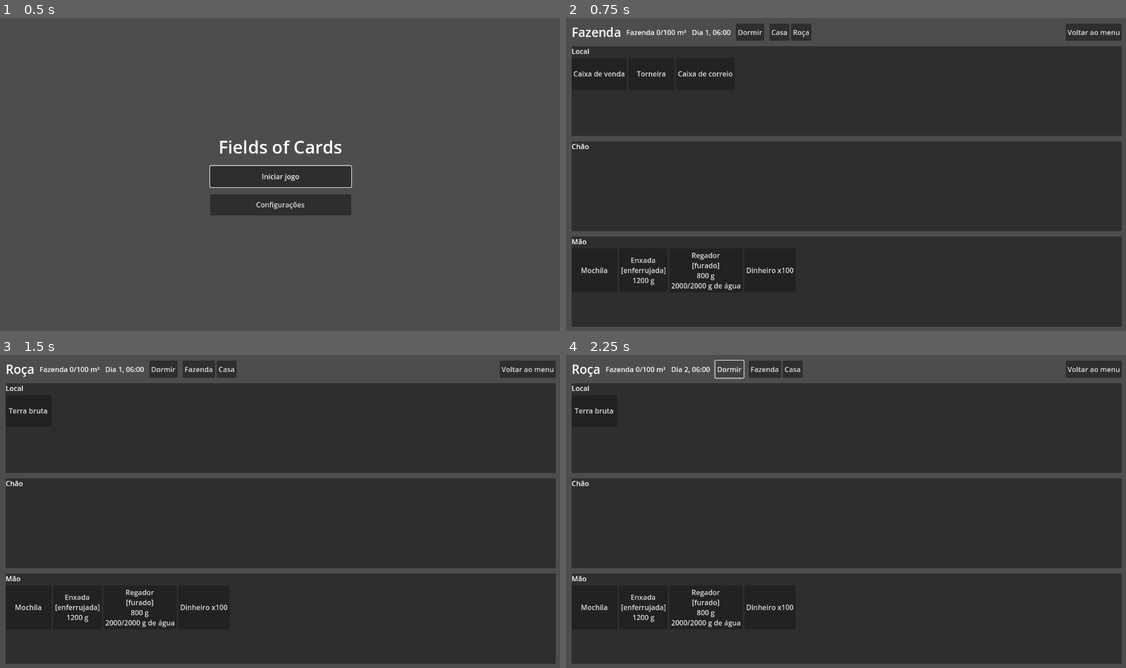
Above: before the commit, frames 1-4 (two rows, left to right).
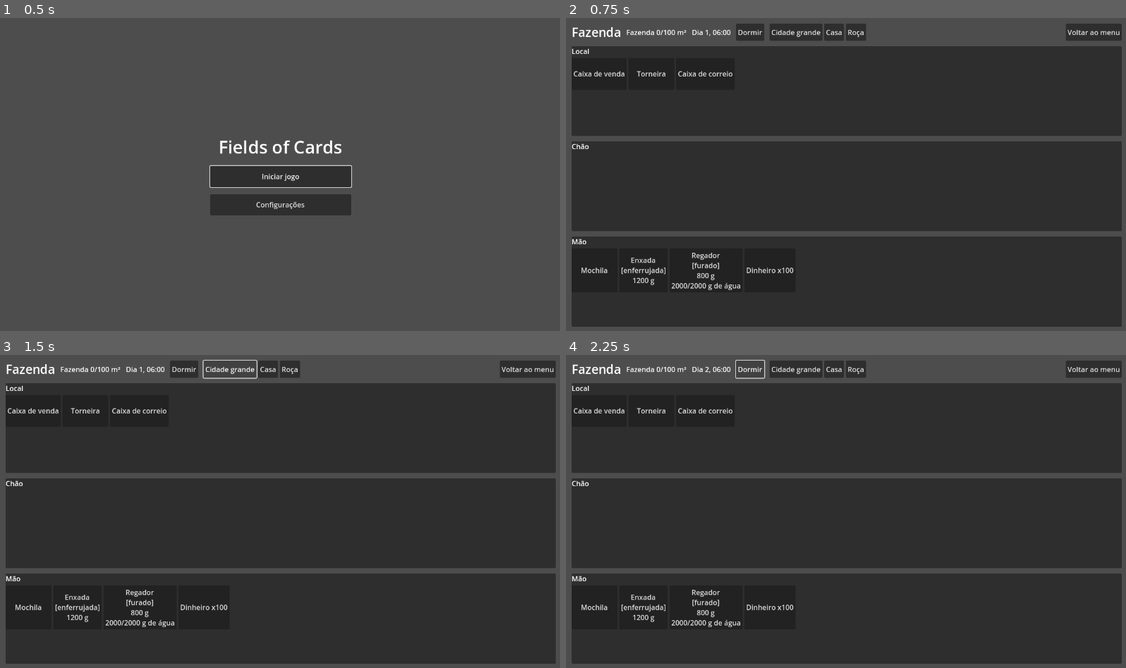
Above: after the commit, the same moments.

Repository: witoreel/fields-of-cards
Game: Godot game, scene res://ui/main_menu.tscn
The game is run twice, just before and just after one commit, with the same random seed, the same clock (stepped at 60 frames per second) and the same inputs.
Inputs (mouse positions are in pixels of both pictures, inside the frame that each line leads up to):
- Up to frame 1 (0.5 s): no input
- Up to frame 2 (0.75 s): click "Iniciar jogo" at 0.5 s
- Up to frame 3 (1.5 s): click (229, 370) at 1.25 s, where only the run after the commit has a clickable "Cidade grande"
- Up to frame 4 (2.25 s): click "Dormir" at 2 s

Frame 1 is identical in both runs. In frame 2, 0.5% of the frame differs, in the area x 37-54%, y 1-8%; in frame 3, 1.4%, in the area x 1-54%, y 1-19%; in frame 4, 1.3%.

Commit message:
Adiciona vila, cidade grande, veículos, combustível, depósito e mochila grande (feature 26, Q1-Q10, L8, H5)
Co-Authored-By: Claude Sonnet 5.5 <noreply@anthropic.com>
Claude-Session: https://claude.ai/code/session_017EQTPAUq71Fd4L2FpnABtt

Diff:
--- /dev/null
+++ b/data/cards/bicicleta.tres
@@ -0,0 +1,11 @@
+[gd_resource type="Resource" script_class="CardDef" load_steps=2 format=3]
+
+[ext_resource type="Script" path="res://src/core/card_def.gd" id="1"]
+
+[resource]
+script = ExtResource("1")
+id = &"bicicleta"
+display_name = "Bicicleta"
+props = PackedStringArray("vehicle", "storage", "movable")
+weight = 0
+extra = {"price": 400, "shop": "cidade", "weight_limit": 20000, "vehicle": {"travel_mult": 0.6, "fuel": false}}
--- /dev/null
+++ b/data/cards/caminhao.tres
@@ -0,0 +1,11 @@
+[gd_resource type="Resource" script_class="CardDef" load_steps=2 format=3]
+
+[ext_resource type="Script" path="res://src/core/card_def.gd" id="1"]
+
+[resource]
+script = ExtResource("1")
+id = &"caminhao"
+display_name = "Caminhão"
+props = PackedStringArray("vehicle", "storage", "movable")
+weight = 0
+extra = {"price": 20000, "shop": "cidade_grande", "weight_limit": 1000000, "vehicle": {"travel_mult": 0.35, "fuel": true, "fuel_per_trip": 10}}
--- /dev/null
+++ b/data/cards/camionete.tres
@@ -0,0 +1,11 @@
+[gd_resource type="Resource" script_class="CardDef" load_steps=2 format=3]
+
+[ext_resource type="Script" path="res://src/core/card_def.gd" id="1"]
+
+[resource]
+script = ExtResource("1")
+id = &"camionete"
+display_name = "Camionete"
+props = PackedStringArray("vehicle", "storage", "movable")
+weight = 0
+extra = {"price": 9000, "shop": "cidade_grande", "weight_limit": 300000, "vehicle": {"travel_mult": 0.3, "fuel": true, "fuel_per_trip": 6}}
--- /dev/null
+++ b/data/cards/combustivel.tres
@@ -0,0 +1,11 @@
+[gd_resource type="Resource" script_class="CardDef" load_steps=2 format=3]
+
+[ext_resource type="Script" path="res://src/core/card_def.gd" id="1"]
+
+[resource]
+script = ExtResource("1")
+id = &"combustivel"
+display_name = "Combustível"
+props = PackedStringArray("stackable", "movable")
+weight = 800
+extra = {"price": 12, "shop": "cidade"}
--- /dev/null
+++ b/data/cards/mochila_grande.tres
@@ -0,0 +1,11 @@
+[gd_resource type="Resource" script_class="CardDef" load_steps=2 format=3]
+
+[ext_resource type="Script" path="res://src/core/card_def.gd" id="1"]
+
+[resource]
+script = ExtResource("1")
+id = &"mochila_grande"
+display_name = "Mochila grande"
+props = PackedStringArray("backpack", "movable")
+weight = 0
+extra = {"price": 150, "shop": "cidade", "weight_limit": 40000}
--- /dev/null
+++ b/data/cards/motocicleta.tres
@@ -0,0 +1,11 @@
+[gd_resource type="Resource" script_class="CardDef" load_steps=2 format=3]
+
+[ext_resource type="Script" path="res://src/core/card_def.gd" id="1"]
+
+[resource]
+script = ExtResource("1")
+id = &"motocicleta"
+display_name = "Motocicleta"
+props = PackedStringArray("vehicle", "storage", "movable")
+weight = 0
+extra = {"price": 2500, "shop": "cidade", "weight_limit": 40000, "vehicle": {"travel_mult": 0.4, "fuel": true, "fuel_per_trip": 3}}
--- a/data/cards/pao.tres
+++ b/data/cards/pao.tres
@@ -8,4 +8,4 @@
 display_name = "Pão"
 props = PackedStringArray("stackable", "movable")
 weight = 300
-extra = {"food": {"buff": "energizado", "days": 1}}
+extra = {"price": 8, "shop": "vila", "food": {"buff": "energizado", "days": 1}}
--- a/data/cards/racao_manutencao.tres
+++ b/data/cards/racao_manutencao.tres
@@ -8,4 +8,4 @@
 display_name = "Ração de manutenção"
 props = PackedStringArray("stackable", "movable")
 weight = 1000
-extra = {"price": 6, "shop": "ferragem"}
+extra = {"price": 6, "shop": ["ferragem", "vila"]}
--- a/data/mail.json
+++ b/data/mail.json
@@ -46,5 +46,13 @@
 			"serrote",
 			"martelo"
 		]
+	},
+	{
+		"day": 2,
+		"title": "A vila",
+		"text": "A vila fica pertinho. Lá tem uma venda simples e o achados e perdidos.",
+		"unlock": [
+			"vila"
+		]
 	}
 ]
--- a/data/progression.json
+++ b/data/progression.json
@@ -1,3 +1,12 @@
 {
-	"gated": ["floresta", "cidade", "ferragem", "feira", "machado", "serrote", "martelo"]
+	"gated": [
+		"floresta",
+		"cidade",
+		"ferragem",
+		"feira",
+		"machado",
+		"serrote",
+		"martelo",
+		"vila"
+	]
 }
--- /dev/null
+++ b/data/recipes/abastecer.tres
@@ -0,0 +1,13 @@
+[gd_resource type="Resource" script_class="RecipeDef" load_steps=2 format=3]
+
+[ext_resource type="Script" path="res://src/core/recipe_def.gd" id="1"]
+
+[resource]
+script = ExtResource("1")
+id = &"abastecer"
+a = &"combustivel"
+b = &"#vehicle"
+a_use = 1
+minutes = 5
+results = []
+b_meter_add = {"fuel": 10}
--- a/src/core/animals.gd
+++ b/src/core/animals.gd
@@ -46,7 +46,7 @@
 
 static func add_meter(card: Dictionary, key: String, amount: int) -> void:
 	var st: Dictionary = card.get("state", {}).duplicate(true)
-	var cap := MAX if key in ["food", "clean", "happy"] else 1000000
+	var cap := MAX if key in ["food", "clean", "happy"] else (Vehicles.MAX_FUEL if key == "fuel" else 1000000)
 	st[key] = clampi(int(st.get(key, 0)) + amount, 0, cap)
 	card["state"] = st
 
--- a/src/core/economy.gd
+++ b/src/core/economy.gd
@@ -76,6 +76,14 @@
 	return true
 
 
+## A loja `where` vende esta carta? extra["shop"] é um local ou uma lista deles.
+static func sold_at(d: CardDef, where: StringName) -> bool:
+	var shop = d.extra.get("shop", "")
+	if shop is Array:
+		return shop.has(String(where))
+	return StringName(shop) == where
+
+
 ## Preço de um item hoje, com a maior promoção ativa (M5).
 static func price_of(state: GameState, card_id: StringName) -> int:
 	var d := state.catalog.get_def(card_id)
@@ -94,7 +102,7 @@
 	var d := state.catalog.get_def(card_id)
 	if d == null or not d.extra.has("price"):
 		return false
-	if StringName(d.extra.get("shop", "")) != state.current_location or not state.is_unlocked(card_id):
+	if not sold_at(d, state.current_location) or not state.is_unlocked(card_id):
 		return false
 	if not spend(state, price_of(state, card_id)):
 		return false
@@ -107,7 +115,7 @@
 	var out := []
 	for id in state.catalog.defs:
 		var d: CardDef = state.catalog.defs[id]
-		if d.extra.has("price") and StringName(d.extra.get("shop", "")) == state.current_location and state.is_unlocked(id):
+		if d.extra.has("price") and sold_at(d, state.current_location) and state.is_unlocked(id):
 			out.append({"id": id, "price": price_of(state, id)})
 	out.sort_custom(func(a: Dictionary, b: Dictionary) -> bool: return String(a["id"]) < String(b["id"]))
 	return out
--- a/src/core/game_state.gd
+++ b/src/core/game_state.gd
@@ -23,6 +23,8 @@
 	&"fazenda": "Fazenda",
 	&"floresta": "Floresta",
 	&"cidade": "Cidade",
+	&"vila": "Vila",
+	&"cidade_grande": "Cidade grande",
 	&"casa": "Casa",
 	&"ferragem": "Ferragem",
 	&"feira": "Feira",
@@ -84,7 +86,17 @@
 	&"fazenda|floresta": 30,
 	&"fazenda|cidade": 60,
 	&"floresta|cidade": 90,
+	&"fazenda|vila": 15,
+	&"floresta|vila": 30,
+	&"vila|cidade": 45,
+	# A cidade grande é longe: a pé é inviável (Q3) e exige veículo.
+	&"fazenda|cidade_grande": 240,
+	&"floresta|cidade_grande": 270,
+	&"vila|cidade_grande": 225,
+	&"cidade|cidade_grande": 180,
 }
+## Locais que só se alcança com veículo (Q3).
+const NEEDS_VEHICLE: Array[StringName] = [&"cidade_grande"]
 
 ## Limite de m² da fazenda, somando todos os seus locais (L7). Valor
 ## provisório; cresce por expansão no futuro.
@@ -382,10 +394,14 @@
 		return false
 	if not has_location(id) or not is_unlocked(id):
 		return false
+	if root_of(id) in NEEDS_VEHICLE and not Vehicles.has_usable(self):
+		return false # a pé é inviável (Q3)
 	_close_storage_internal()
-	# A viagem gasta minutos (T1). Se a meia-noite cair no caminho, o dia
-	# acaba e o jogador acorda às 06:00 já no destino.
-	advance_time(ceili(travel_minutes(current_location, id) * buff_multiplier("time_mult")))
+	# A viagem gasta minutos (T1). Um veículo na mão reduz o tempo e gasta
+	# combustível (Q6, Q8). Se a meia-noite cair no caminho, o dia acaba e o
+	# jogador acorda às 06:00 já no destino.
+	var base := Vehicles.trip_minutes(self, travel_minutes(current_location, id), true)
+	advance_time(ceili(base * buff_multiplier("time_mult")))
 	current_location = id
 	arrived.emit(id)
 	areas_changed.emit()
@@ -687,10 +703,11 @@
 func area_limit(area: StringName) -> int:
 	var holder: Dictionary = {}
 	if area == BACKPACK:
+		var best := 0
 		for c in hand:
-			if has_prop(c, &"backpack"):
-				holder = c
-				break
+			if has_prop(c, &"backpack") and int(def_of(c).extra.get("weight_limit", 0)) >= best:
+				best = int(def_of(c).extra.get("weight_limit", 0))
+				holder = c # usa a maior mochila na mão (Q10)
 	elif area == STORAGE:
 		for c in hand:
 			if int(c["uid"]) == open_storage_uid:
@@ -800,6 +817,17 @@
 ## Comando: sobe o nível de uma construção (B7).
 func upgrade_location(id: StringName) -> bool:
 	return Buildings.upgrade(self, id)
+
+
+## Comando: paga a hospedagem e dorme na vila (Q4).
+const INN_PRICE := 30
+
+
+func sleep_at_inn() -> bool:
+	if is_game_over or current_location != &"vila" or not Economy.spend(self, INN_PRICE):
+		return false
+	sleep()
+	return true
 
 
 ## Comando: manda um animal para o corte (A6).
--- a/src/core/lost_found.gd
+++ b/src/core/lost_found.gd
@@ -2,10 +2,10 @@
 extends RefCounted
 ## Achados e perdidos (H4, H5). Na virada do dia, tudo que sobrou no chão dos
 ## locais vai para o achados e perdidos, que guarda por 7 dias e avisa por
-## carta. A vila ainda não existe: até lá ele fica na cidade (ver pendências).
+## carta. Ele fica na vila (Q1, H5).
 
 const DAYS := 7
-const PLACE := &"cidade"
+const PLACE := &"vila"
 
 
 ## Roda na virada do dia, depois que `day_number()` já é o do dia novo.
@@ -29,7 +29,7 @@
 	if moved > 0:
 		Mail.send(state, {
 			"title": "Achados e perdidos",
-			"text": "Você deixou %d carta(s) no chão. Elas foram para o achados e perdidos da cidade e ficam lá por %d dias." % [moved, DAYS],
+			"text": "Você deixou %d carta(s) no chão. Elas foram para o achados e perdidos da vila e ficam lá por %d dias." % [moved, DAYS],
 		}, state.day_number())
 
 
@@ -38,7 +38,7 @@
 	return DAYS - (state.day_number() - int(card["since_day"]))
 
 
-## Comando: pega uma carta de volta, na mão. Só dá na cidade.
+## Comando: pega uma carta de volta, na mão. Só dá na vila.
 static func claim(state: GameState, uid: int) -> bool:
 	if state.root_of(state.current_location) != PLACE:
 		return false
--- /dev/null
+++ b/src/core/vehicles.gd
@@ -0,0 +1,65 @@
+class_name Vehicles
+extends RefCounted
+## Veículos (Q3, Q5 a Q9, L8). O veículo é uma carta com a propriedade
+## "vehicle" e, por ser também um storage, tem depósito próprio (Q6, Q7): o
+## que está no depósito só vai junto se for carregado, e para usá-lo é preciso
+## descarregar. Para viajar com ele, a carta fica na mão (AR9).
+##
+## extra["vehicle"] = {travel_mult, fuel: bool, fuel_per_trip}. Os números
+## são provisórios (Z7). Combustível é um só (Q9), guardado em state["fuel"].
+
+const MAX_FUEL := 100
+const FUEL := &"combustivel"
+
+
+static func rule(state: GameState, card: Dictionary) -> Dictionary:
+	var d := state.def_of(card)
+	return d.extra.get("vehicle", {}) if d != null else {}
+
+
+static func fuel_of(card: Dictionary) -> int:
+	return int(card.get("state", {}).get("fuel", 0))
+
+
+## Veículos na mão que conseguem fazer a viagem (os motorizados precisam de
+## combustível).
+static func usable(state: GameState) -> Array:
+	var out := []
+	for c in state.hand:
+		if not state.has_prop(c, &"vehicle"):
+			continue
+		var r := rule(state, c)
+		if r.get("fuel", false) and fuel_of(c) < int(r.get("fuel_per_trip", 1)):
+			continue
+		out.append(c)
+	return out
+
+
+## O veículo mais rápido que serve agora, ou {}.
+static func best(state: GameState) -> Dictionary:
+	var pick: Dictionary = {}
+	for c in usable(state):
+		if pick.is_empty() or float(rule(state, c).get("travel_mult", 1.0)) < float(rule(state, pick).get("travel_mult", 1.0)):
+			pick = c
+	return pick
+
+
+## Minutos de uma viagem de `base` minutos a pé, e gasta o combustível.
+## Sem veículo, é o tempo a pé. `commit` falso só calcula.
+static func trip_minutes(state: GameState, base: int, commit: bool) -> int:
+	if base <= 0:
+		return base
+	var v := best(state)
+	if v.is_empty():
+		return base
+	var r := rule(state, v)
+	if commit and r.get("fuel", false):
+		var st: Dictionary = v["state"].duplicate(true)
+		st["fuel"] = fuel_of(v) - int(r.get("fuel_per_trip", 1))
+		v["state"] = st
+	return maxi(1, ceili(base * float(r.get("travel_mult", 1.0))))
+
+
+## Há um veículo utilizável com o jogador? A cidade grande exige (Q3).
+static func has_usable(state: GameState) -> bool:
+	return not best(state).is_empty()
--- a/tests/check_ground.gd
+++ b/tests/check_ground.gd
@@ -41,9 +41,9 @@
 	_check(notice.size() == 1 and "2 carta" in notice[0]["state"]["text"], "o aviso conta quantas cartas (%s)" % str(notice.size()))
 	s.select_card(box["uid"])
 
-	# US-16.4 / H5: buscar na cidade
-	_check(not s.claim_lost(s.lost_and_found[0]["uid"]), "na fazenda não dá para buscar")
-	s.travel_to(&"cidade")
+	# US-16.4 / H5: buscar na vila
+	_check(not s.claim_lost(s.lost_and_found[0]["uid"]), "fora da vila não dá para buscar")
+	s.travel_to(&"vila")
 	var found: Dictionary = s.lost_and_found.filter(func(c: Dictionary) -> bool: return c["id"] == "colheita")[0]
 	_check(LostFound.days_left(s, found) == 7, "7 dias restantes")
 	_check(s.claim_lost(found["uid"]), "pegou a colheita")
--- a/tests/check_mail.gd
+++ b/tests/check_mail.gd
@@ -12,16 +12,16 @@
 	# US-17.1 / M1: a caixa é um storage de cartas de correspondência
 	_check(s.has_prop(box, &"storage") and s.has_prop(box, &"mailbox"), "caixa de correio é um storage")
 	_check(Mail.mailbox_uid(s) == box["uid"] and Mail.unread(s) == 1, "uma carta nova (boas-vindas)")
-	_check(s.mail_queue.size() == 6, "6 cartas agendadas em dados")
+	_check(s.mail_queue.size() == 7, "7 cartas agendadas em dados")
 
 	# T6: as cartas chegam quando o jogador acorda, não antes
 	s.sleep() # vira para o dia 2
-	_check(s.day_number() == 2 and Mail.unread(s) == 3, "no dia 2 chegaram a dica de regar e a da floresta (%d novas)" % Mail.unread(s))
+	_check(s.day_number() == 2 and Mail.unread(s) == 4, "no dia 2 chegaram 3 cartas (dica de regar, floresta e vila) (%d novas)" % Mail.unread(s))
 	s.advance_time(60)
-	_check(Mail.unread(s) == 3, "nada chega no meio do dia")
+	_check(Mail.unread(s) == 4, "nada chega no meio do dia")
 	s.sleep()
 	s.sleep()
-	_check(s.day_number() == 4 and s.mail_queue.size() == 1 and Mail.unread(s) == 6, "dias 3 e 4 entregues (o dia 5 espera) (%d novas)" % Mail.unread(s))
+	_check(s.day_number() == 4 and s.mail_queue.size() == 1 and Mail.unread(s) == 7, "dias 3 e 4 entregues (o dia 5 espera) (%d novas)" % Mail.unread(s))
 
 	# US-17.2 / M2: ler ao clicar, sem gastar tempo
 	s.select_card(box["uid"])
@@ -31,7 +31,7 @@
 	_check(s.select_card(tip["uid"]) and s.minutes == t, "ler custa 0 minutos")
 	_check(tip["state"]["read"] and s.last_read["title"] == "Dica: regar", "lida e mostrada")
 	_check("rega" in s.last_read["text"] or "regadas" in s.last_read["text"], "texto da dica (M3)")
-	_check(not s.select_card(tip["uid"]) and Mail.unread(s) == 5, "reler não conta como nova")
+	_check(not s.select_card(tip["uid"]) and Mail.unread(s) == 6, "reler não conta como nova")
 
 	# US-17.4 / M4: item anexo
 	var welcome: Dictionary = letters.filter(func(c: Dictionary) -> bool: return c["state"]["title"] == "Bem-vindo à fazenda")[0]
--- /dev/null
+++ b/tests/check_vehicles.gd
@@ -0,0 +1,109 @@
+extends CheckBase
+## Feature 26: mapa e veículos (Q1 a Q10, L8, H5).
+## godot --headless --path . -s tests/check_vehicles.gd
+
+
+func _initialize() -> void:
+	label = "Verificações de mapa e veículos"
+	var s := GameState.new_game(1, false)
+	s.spawn(&"dinheiro", GameState.HAND, 100000)
+
+	# US-26.1: a vila é pequena, próxima, com loja limitada
+	_check(s.has_location(&"vila") and s.parent_of(&"vila") == &"", "vila é de primeiro nível")
+	_check(s.travel_minutes(&"fazenda", &"vila") < s.travel_minutes(&"fazenda", &"cidade"), "a vila é mais perto que a cidade")
+	s.travel_to(&"vila")
+	var vila_items: Array = Economy.shop_items(s).map(func(i: Dictionary) -> String: return i["id"])
+	s.travel_to(&"cidade")
+	s.travel_to(&"ferragem")
+	var ferr_items: Array = Economy.shop_items(s).map(func(i: Dictionary) -> String: return i["id"])
+	_check(vila_items.size() > 0 and vila_items.size() < ferr_items.size(), "a vila tem menos opções que a ferragem (%d vs %d)" % [vila_items.size(), ferr_items.size()])
+	_check(LostFound.PLACE == &"vila", "o achados e perdidos fica na vila (H5)")
+
+	# US-26.2 / Q4: dormir na vila, pagando
+	s.travel_to(&"cidade")
+	_check(not s.sleep_at_inn(), "fora da vila não há hospedagem")
+	s.travel_to(&"vila")
+	var cash := s.money()
+	_check(s.sleep_at_inn() and s.money() == cash - 30 and s.minute_of_day() == 360, "pagou 30 e acordou às 06:00")
+	var poor := GameState.new_game(2, false)
+	poor.travel_to(&"vila")
+	_check(not poor.sleep_at_inn(), "sem dinheiro não dorme na pousada")
+
+	# US-26.3 / Q2, Q3: a cidade grande exige veículo
+	s.travel_to(&"fazenda")
+	var t := s.minutes
+	_check(not s.travel_to(&"cidade_grande") and s.current_location == &"fazenda" and s.minutes == t, "a pé é inviável")
+
+	# US-26.4: bicicleta reduz o tempo de viagem
+	s.travel_to(&"cidade")
+	_check(s.buy(&"bicicleta"), "comprou a bicicleta na cidade")
+	var bike: Dictionary = s.hand.filter(func(c: Dictionary) -> bool: return c["id"] == "bicicleta")[0]
+	s.travel_to(&"fazenda")
+	t = s.minutes
+	s.travel_to(&"cidade")
+	_check(s.minutes - t == 36, "60 min a pé -> 36 min de bicicleta (0,6)")
+	_check(Vehicles.fuel_of(bike) == 0, "bicicleta não usa combustível (Q8)")
+	# a carta no chão não ajuda
+	s.move_card(bike["uid"], GameState.STAGE)
+	s.travel_to(&"fazenda")
+	s.travel_to(&"cidade")
+	s.travel_to(&"fazenda")
+	t = s.minutes
+	s.travel_to(&"cidade")
+	_check(s.minutes - t == 60, "bicicleta deixada para trás: a pé")
+	s.travel_to(&"fazenda")
+	# cidade grande com a bicicleta (carta na mão)
+	s.travel_to(&"cidade")
+	_check(not s.claim_lost(0), "fora da vila não se busca nada")
+	var left: Array = s.stages["cidade"].filter(func(c: Dictionary) -> bool: return c["id"] == "bicicleta")
+	_check(left.size() == 1, "a bicicleta ficou no chão da cidade")
+	s.move_card(left[0]["uid"], GameState.HAND)
+	_check(s.travel_to(&"cidade_grande"), "com bicicleta, a cidade grande é alcançável")
+	_check(s.current_location == &"cidade_grande", "chegou")
+
+	# US-26.5: combustível para os motorizados
+	s.travel_to(&"cidade")
+	_check(s.buy(&"motocicleta"), "comprou a moto")
+	var moto: Dictionary = s.hand.filter(func(c: Dictionary) -> bool: return c["id"] == "motocicleta")[0]
+	s.hand.erase(bike)
+	s.travel_to(&"fazenda")
+	t = s.minutes
+	s.travel_to(&"cidade")
+	_check(s.minutes - t == 60, "moto sem combustível não anda (60 min a pé)")
+	s.travel_to(&"fazenda")
+	s.travel_to(&"cidade")
+	_check(s.buy(&"combustivel"), "comprou combustível")
+	var fuel: Dictionary = s.hand.filter(func(c: Dictionary) -> bool: return c["id"] == "combustivel")[0]
+	_check(s.apply_recipe(fuel["uid"], moto["uid"]) and Vehicles.fuel_of(moto) == 10, "abastecer: +10")
+	t = s.minutes
+	s.travel_to(&"fazenda")
+	_check(s.minutes - t == 24 and Vehicles.fuel_of(moto) == 7, "moto: 60 x 0,4 = 24 min e gastou 3 de combustível")
+	s.travel_to(&"cidade")
+	_check(Vehicles.fuel_of(moto) == 4, "a volta gastou mais 3")
+	moto["state"]["fuel"] = 2
+	t = s.minutes
+	s.travel_to(&"fazenda")
+	_check(s.minutes - t == 60, "combustível insuficiente: vai a pé")
+
+	# US-26.6 / Q6, Q7 / L8: depósito próprio, é preciso carregar e descarregar
+	var truck := s.spawn(&"caminhao", GameState.HAND)
+	s.move_card(truck["uid"], GameState.LOCATION)
+	_check(s.select_card(truck["uid"]) and s.area_limit(GameState.STORAGE) == 1000000, "abre o depósito do caminhão")
+	var logs := s.spawn(&"madeira", GameState.STAGE, 50)
+	_check(s.move_card(logs["uid"], GameState.STORAGE), "carrega a madeira no depósito")
+	s.select_card(truck["uid"]) # fecha
+	_check(s.find_card(logs["uid"]).is_empty(), "o que está no depósito fechado não está à mão")
+	s.select_card(truck["uid"])
+	_check(s.move_card(logs["uid"], GameState.HAND), "descarrega para usar")
+	s.select_card(truck["uid"])
+
+	# US-26.7 / Q10: mochila maior
+	var base_limit := s.area_limit(GameState.BACKPACK)
+	s.hand.append(s.new_card(&"mochila"))
+	_check(s.area_limit(GameState.BACKPACK) == 20000, "mochila comum: 20 kg")
+	s.hand.append(s.new_card(&"mochila_grande"))
+	_check(s.area_limit(GameState.BACKPACK) == 40000 and base_limit != 40000, "mochila grande: 40 kg")
+
+	var r := GameState.from_dict(JSON.parse_string(JSON.stringify(s.to_dict())))
+	_check(r.has_location(&"cidade_grande") and r.hand.any(func(c: Dictionary) -> bool: return c["id"] == "motocicleta" and Vehicles.fuel_of(c) == 2), "combustível sobrevive ao save")
+	_finish()
Not shown, added: src/core/vehicles.gd.uid
Not shown, added: tests/check_vehicles.gd.uid
